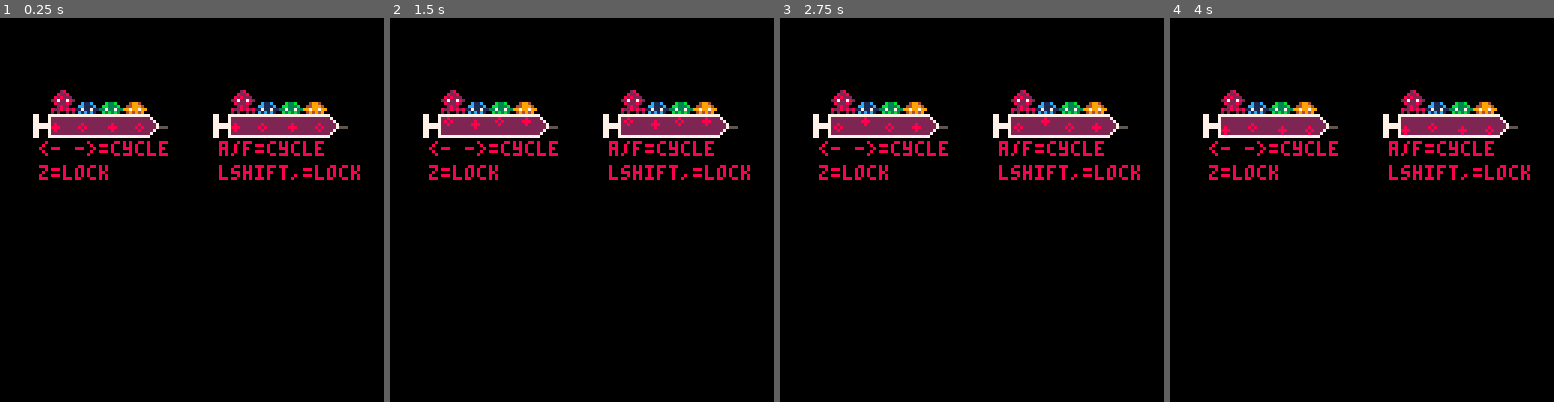
Above: before the commit, frames 1-4 (left to right).
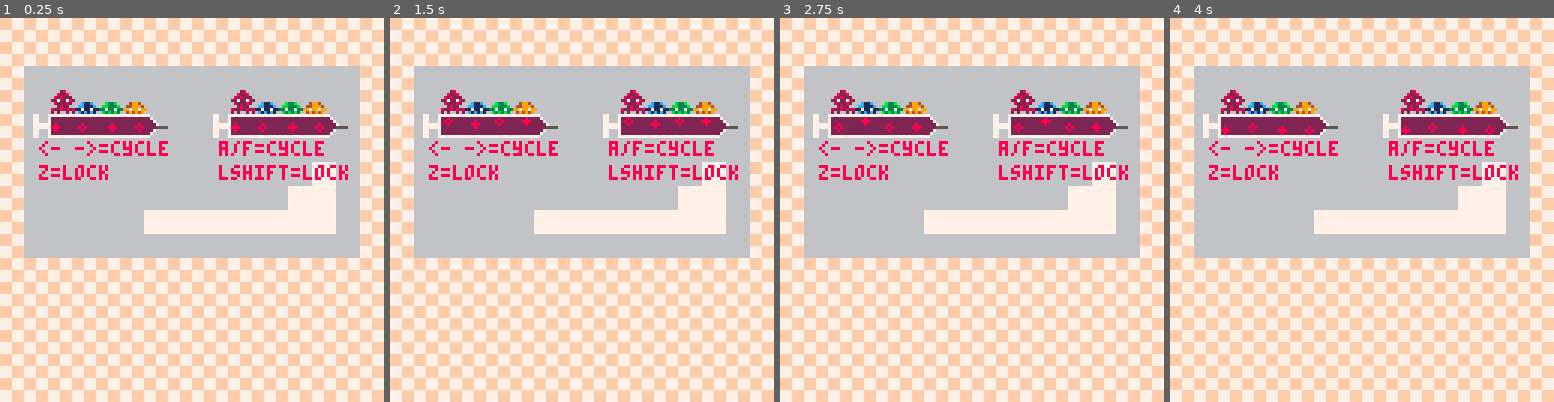
Above: after the commit, the same moments.

Repository: Von-dy/Game_Design_Final_Project
Game: PICO-8 cartridge current_build.p8
Same seed, same stepped clock (60 frames per second), same inputs: the game is played once before the commit and once after it.
Inputs:
- Up to frame 1 (0.25 s): no input
- Up to frame 2 (1.5 s): tap X (X key) at 0.33, 1.07 s; tap O (Z key) at 0.7 s
- Up to frame 3 (2.75 s): hold Right 1.6-2.1 s; tap O (Z key) at 1.7, 2.1, 2.5 s; tap X (X key) at 1.85 s; hold Up 2.15-2.42 s; hold Right from 2.47 s (still down)
- Up to frame 4 (4 s): tap O (Z key) at 2.9, 3.3, 3.7 s; tap X (X key) at 2.97 s; release Right at 3.03 s; hold Left 3.08-3.58 s; hold Down 3.63-3.97 s

The runs differ from the first frame. In frame 1, 93% of the frame differs, in the area x 0-100%, y 0-100%; in frame 2, 93%; in frame 3, 93%; in frame 4, 93%.

Commit message:
menu screen

Diff:
--- a/current_build.p8
+++ b/current_build.p8
@@ -503,7 +503,7 @@
  end
 
  --gravity
- if not solid(x,y+h+dy+0.1) or solid(x+w,y+h+dy+0.1) then
+ if not solid(x,y+h+dy+0.1) then
   dy+=0.15
  else
   if j==1 then
@@ -751,7 +751,7 @@
   print("z=lock", x+5, y+9)
  elseif p.n==1 then
   print("a/f=cycle", x+5, y+1)
-  print("lshift,=lock", x+5, y+9)
+  print("lshift=lock", x+5, y+9)
  end
 end
 
@@ -1193,165 +1193,165 @@
 0000000000000000000000000000000000000000000000000000000000000000000000000000000000000000000000000000000000000000000000000000000000010100010101010000000000000000000000000000000000000000000000000000000000000000000000000000000000000000000000000000000000000000
 0000000000000000000000000000000000000000000000000000000000000000000000000000000000000000000000000000000000000000000000000000000000000000000000000000000000000000000000000000000000000000000000000000000000000000000000000000000000000000000000000000000000000000
 __map__
-2929292929292929292929292929292941414141414141414141414141414141000000000000000000000000000000000000000000000000000000000000000000000000000000000000000000000000000000000000000000000000000000000000000000000000000000000000000000000000000000000000000000000000
-2929292929292929292929292929292943434343434343434343434343434343000000000000000000000000000000000000000000000000000000000000000000000000000000000000000000000000000000000000000000000000000000000000000000000000000000000000000000000000000000000000000000000000
-2929292929292929292929292929292943434343434343434343434343434343000000000000000000000000000000000000000000000000000000000000000000000000000000000000000000000000000000000000000000000000000000000000000000000000000000000000000000000000000000000000000000000000
-2929292929292929292929292929292943434343434343434343434343434343000000000000000000000000000000000000000000000000000000000000000000000000000000000000000000000000000000000000000000000000000000000000000000000000000000000000000000000000000000000000000000000000
-2929292929292929292929292929292943434343434343434343434343434343000000000000000000000000000000000000000000000000000000000000000000000000000000000000000000000000000000000000000000000000000000000000000000000000000000000000000000000000000000000000000000000000
-2929292929292929292929292929292943434343434341414143434343434343000000000000000000000000000000000000000000000000000000000000000000000000000000000000000000000000000000000000000000000000000000000000000000000000000000000000000000000000000000000000000000000000
-2929292929292929292929292929292943434343434343434343434343434343000000000000000000000000000000000000000000000000000000000000000000000000000000000000000000000000000000000000000000000000000000000000000000000000000000000000000000000000000000000000000000000000
-2929292929292929292929292929292943434343434343434343434343434343000000000000000000000000000000000000000000000000000000000000000000000000000000000000000000000000000000000000000000000000000000000000000000000000000000000000000000000000000000000000000000000000
-2929292929292929292929292929292943434343434343434343434343434343000000000000000000000000000000000000000000000000000000000000000000000000000000000000000000000000000000000000000000000000000000000000000000000000000000000000000000000000000000000000000000000000
-2929292929292929292929292929292943434343434343434343434343434343000000000000000000000000000000000000000000000000000000000000000000000000000000000000000000000000000000000000000000000000000000000000000000000000000000000000000000000000000000000000000000000000
-2929292929292929292929292929292941414143434343434343434343434343000000000000000000000000000000000000000000000000000000000000000000000000000000000000000000000000000000000000000000000000000000000000000000000000000000000000000000000000000000000000000000000000
-2929292929292929292929292929292943434343434343434343434343434343000000000000000000000000000000000000000000000000000000000000000000000000000000000000000000000000000000000000000000000000000000000000000000000000000000000000000000000000000000000000000000000000
-2929292929292929292929292929292943434343434343434343434343434343000000000000000000000000000000000000000000000000000000000000000000000000000000000000000000000000000000000000000000000000000000000000000000000000000000000000000000000000000000000000000000000000
-2929292929292929292929292929292943434343434343434343434343434343000000000000000000000000000000000000000000000000000000000000000000000000000000000000000000000000000000000000000000000000000000000000000000000000000000000000000000000000000000000000000000000000
-2929292929292929292929292929292941414141414141414141414141414141000000000000000000000000000000000000000000000000000000000000000000000000000000000000000000000000000000000000000000000000000000000000000000000000000000000000000000000000000000000000000000000000
-2929292929292929292929292929292941414141414141414141414141414141000000000000000000000000000000000000000000000000000000000000000000000000000000000000000000000000000000000000000000000000000000000000000000000000000000000000000000000000000000000000000000000000
-0000000000000000000000000000000000000000000000000000000000000000000000000000000000000000000000000000000000000000000000000000000000000000000000000000000000000000000000000000000000000000000000000000000000000000000000000000000000000000000000000000000000000000
-0000000000000000000000000000000000000000000000000000000000000000000000000000000000000000000000000000000000000000000000000000000000000000000000000000000000000000000000000000000000000000000000000000000000000000000000000000000000000000000000000000000000000000
-0000000000000000000000000000000000000000000000000000000000000000000000000000000000000000000000000000000000000000000000000000000000000000000000000000000000000000000000000000000000000000000000000000000000000000000000000000000000000000000000000000000000000000
-0000000000000000000000000000000000000000000000000000000000000000000000000000000000000000000000000000000000000000000000000000000000000000000000000000000000000000000000000000000000000000000000000000000000000000000000000000000000000000000000000000000000000000
-0000000000000000000000000000000000000000000000000000000000000000000000000000000000000000000000000000000000000000000000000000000000000000000000000000000000000000000000000000000000000000000000000000000000000000000000000000000000000000000000000000000000000000
-0000000000000000000000000000000000000000000000000000000000000000000000000000000000000000000000000000000000000000000000000000000000000000000000000000000000000000000000000000000000000000000000000000000000000000000000000000000000000000000000000000000000000000
-0000000000000000000000000000000000000000000000000000000000000000000000000000000000000000000000000000000000000000000000000000000000000000000000000000000000000000000000000000000000000000000000000000000000000000000000000000000000000000000000000000000000000000
-0000000000000000000000000000000000000000000000000000000000000000000000000000000000000000000000000000000000000000000000000000000000000000000000000000000000000000000000000000000000000000000000000000000000000000000000000000000000000000000000000000000000000000
-0000000000000000000000000000000000000000000000000000000000000000000000000000000000000000000000000000000000000000000000000000000000000000000000000000000000000000000000000000000000000000000000000000000000000000000000000000000000000000000000000000000000000000
-0000000000000000000000000000000000000000000000000000000000000000000000000000000000000000000000000000000000000000000000000000000000000000000000000000000000000000000000000000000000000000000000000000000000000000000000000000000000000000000000000000000000000000
-0000000000000000000000000000000000000000000000000000000000000000000000000000000000000000000000000000000000000000000000000000000000000000000000000000000000000000000000000000000000000000000000000000000000000000000000000000000000000000000000000000000000000000
-0000000000000000000000000000000000000000000000000000000000000000000000000000000000000000000000000000000000000000000000000000000000000000000000000000000000000000000000000000000000000000000000000000000000000000000000000000000000000000000000000000000000000000
-0000000000000000000000000000000000000000000000000000000000000000000000000000000000000000000000000000000000000000000000000000000000000000000000000000000000000000000000000000000000000000000000000000000000000000000000000000000000000000000000000000000000000000
-0000000000000000000000000000000000000000000000000000000000000000000000000000000000000000000000000000000000000000000000000000000000000000000000000000000000000000000000000000000000000000000000000000000000000000000000000000000000000000000000000000000000000000
-0000000000000000000000000000000000000000000000000000000000000000000000000000000000000000000000000000000000000000000000000000000000000000000000000000000000000000000000000000000000000000000000000000000000000000000000000000000000000000000000000000000000000000
-0000000000000000000000000000000000000000000000000000000000000000000000000000000000000000000000000000000000000000000000000000000000000000000000000000000000000000000000000000000000000000000000000000000000000000000000000000000000000000000000000000000000000000
-…(130 lines of a section not shown)…
+4040404040404040404040404040404041414141414141414141414141414141000000000000000000000000000000000000000000000000000000000000000000000000000000000000000000000000000000000000000000000000000000000000000000000000000000000000000000000000000000000000000000000000
+4040404040404040404040404040404043434343434343434343434343434343000000000000000000000000000000000000000000000000000000000000000000000000000000000000000000000000000000000000000000000000000000000000000000000000000000000000000000000000000000000000000000000000
+4038383838383838383838383838384043434343434343434343434343434343000000000000000000000000000000000000000000000000000000000000000000000000000000000000000000000000000000000000000000000000000000000000000000000000000000000000000000000000000000000000000000000000
+4038383838383838383838383838384043434343434343434343434343434343000000000000000000000000000000000000000000000000000000000000000000000000000000000000000000000000000000000000000000000000000000000000000000000000000000000000000000000000000000000000000000000000
+4038383838383838383838383838384043434343434343434343434343434343000000000000000000000000000000000000000000000000000000000000000000000000000000000000000000000000000000000000000000000000000000000000000000000000000000000000000000000000000000000000000000000000
+4038383838383838383838383838384043434343434341414143434343434343000000000000000000000000000000000000000000000000000000000000000000000000000000000000000000000000000000000000000000000000000000000000000000000000000000000000000000000000000000000000000000000000
+4038383838383838383838383837384043434343434343434343434343434343000000000000000000000000000000000000000000000000000000000000000000000000000000000000000000000000000000000000000000000000000000000000000000000000000000000000000000000000000000000000000000000000
+4038383838383838383838383737384043434343434343434343434343434343000000000000000000000000000000000000000000000000000000000000000000000000000000000000000000000000000000000000000000000000000000000000000000000000000000000000000000000000000000000000000000000000
+4038383838383737373737373737384043434343434343434343434343434343000000000000000000000000000000000000000000000000000000000000000000000000000000000000000000000000000000000000000000000000000000000000000000000000000000000000000000000000000000000000000000000000
+4038383838383838383838383838384043434343434343434343434343434343000000000000000000000000000000000000000000000000000000000000000000000000000000000000000000000000000000000000000000000000000000000000000000000000000000000000000000000000000000000000000000000000
+4040404040404040404040404040404041414143434343434343434343434343000000000000000000000000000000000000000000000000000000000000000000000000000000000000000000000000000000000000000000000000000000000000000000000000000000000000000000000000000000000000000000000000
+4040404040404040404040404040404043434343434343434343434343434343000000000000000000000000000000000000000000000000000000000000000000000000000000000000000000000000000000000000000000000000000000000000000000000000000000000000000000000000000000000000000000000000
+4040404040404040404040404040404043434343434343434343434343434343000000000000000000000000000000000000000000000000000000000000000000000000000000000000000000000000000000000000000000000000000000000000000000000000000000000000000000000000000000000000000000000000
+4040404040404040404040404040404043434343434343434343434343434343000000000000000000000000000000000000000000000000000000000000000000000000000000000000000000000000000000000000000000000000000000000000000000000000000000000000000000000000000000000000000000000000
+4040404040404040404040404040404041414141414141414141414141414141000000000000000000000000000000000000000000000000000000000000000000000000000000000000000000000000000000000000000000000000000000000000000000000000000000000000000000000000000000000000000000000000
+4040404040404040404040404040404041414141414141414141414141414141000000000000000000000000000000000000000000000000000000000000000000000000000000000000000000000000000000000000000000000000000000000000000000000000000000000000000000000000000000000000000000000000
+0000000000000000000000000000000000000000000000000000000000000000000000000000000000000000000000000000000000000000000000000000000000000000000000000000000000000000000000000000000000000000000000000000000000000000000000000000000000000000000000000000000000000000
+0000000000000000000000000000000000000000000000000000000000000000000000000000000000000000000000000000000000000000000000000000000000000000000000000000000000000000000000000000000000000000000000000000000000000000000000000000000000000000000000000000000000000000
+0000000000000000000000000000000000000000000000000000000000000000000000000000000000000000000000000000000000000000000000000000000000000000000000000000000000000000000000000000000000000000000000000000000000000000000000000000000000000000000000000000000000000000
+0000000000000000000000000000000000000000000000000000000000000000000000000000000000000000000000000000000000000000000000000000000000000000000000000000000000000000000000000000000000000000000000000000000000000000000000000000000000000000000000000000000000000000
+0000000000000000000000000000000000000000000000000000000000000000000000000000000000000000000000000000000000000000000000000000000000000000000000000000000000000000000000000000000000000000000000000000000000000000000000000000000000000000000000000000000000000000
+0000000000000000000000000000000000000000000000000000000000000000000000000000000000000000000000000000000000000000000000000000000000000000000000000000000000000000000000000000000000000000000000000000000000000000000000000000000000000000000000000000000000000000
+0000000000000000000000000000000000000000000000000000000000000000000000000000000000000000000000000000000000000000000000000000000000000000000000000000000000000000000000000000000000000000000000000000000000000000000000000000000000000000000000000000000000000000
+0000000000000000000000000000000000000000000000000000000000000000000000000000000000000000000000000000000000000000000000000000000000000000000000000000000000000000000000000000000000000000000000000000000000000000000000000000000000000000000000000000000000000000
+0000000000000000000000000000000000000000000000000000000000000000000000000000000000000000000000000000000000000000000000000000000000000000000000000000000000000000000000000000000000000000000000000000000000000000000000000000000000000000000000000000000000000000
+0000000000000000000000000000000000000000000000000000000000000000000000000000000000000000000000000000000000000000000000000000000000000000000000000000000000000000000000000000000000000000000000000000000000000000000000000000000000000000000000000000000000000000
+0000000000000000000000000000000000000000000000000000000000000000000000000000000000000000000000000000000000000000000000000000000000000000000000000000000000000000000000000000000000000000000000000000000000000000000000000000000000000000000000000000000000000000
+0000000000000000000000000000000000000000000000000000000000000000000000000000000000000000000000000000000000000000000000000000000000000000000000000000000000000000000000000000000000000000000000000000000000000000000000000000000000000000000000000000000000000000
+0000000000000000000000000000000000000000000000000000000000000000000000000000000000000000000000000000000000000000000000000000000000000000000000000000000000000000000000000000000000000000000000000000000000000000000000000000000000000000000000000000000000000000
+0000000000000000000000000000000000000000000000000000000000000000000000000000000000000000000000000000000000000000000000000000000000000000000000000000000000000000000000000000000000000000000000000000000000000000000000000000000000000000000000000000000000000000
+0000000000000000000000000000000000000000000000000000000000000000000000000000000000000000000000000000000000000000000000000000000000000000000000000000000000000000000000000000000000000000000000000000000000000000000000000000000000000000000000000000000000000000
+0000000000000000000000000000000000000000000000000000000000000000000000000000000000000000000000000000000000000000000000000000000000000000000000000000000000000000000000000000000000000000000000000000000000000000000000000000000000000000000000000000000000000000
+…(130 lines of a section not shown)…
Not shown, changed: 26 lines of the sprite sheet (__gfx__) section of current_build.p8
